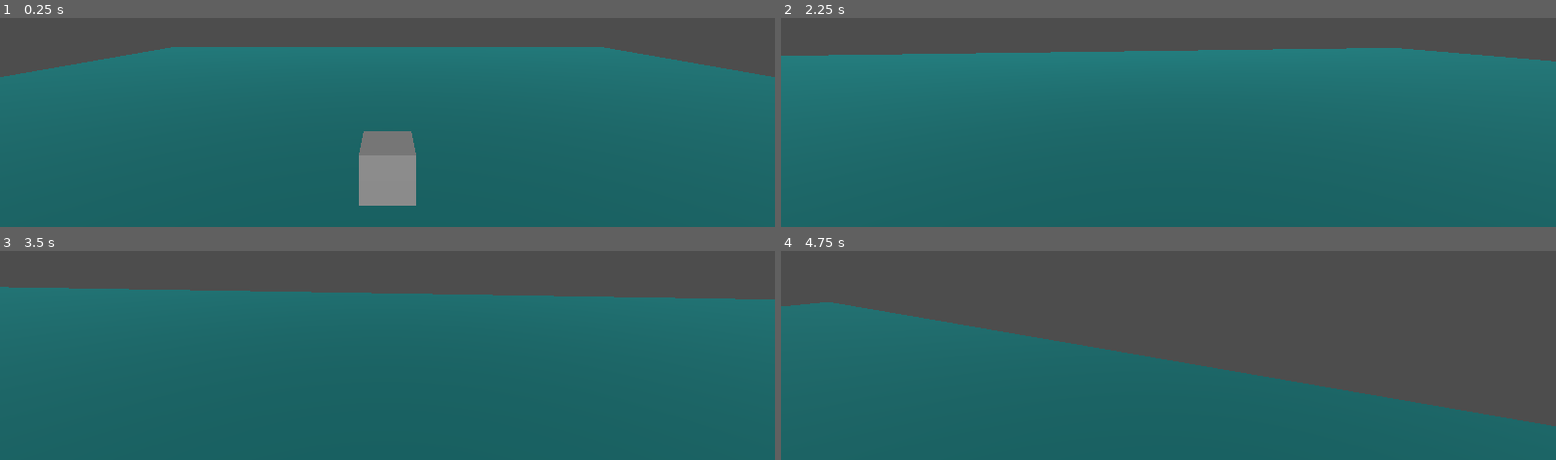
Above: before the commit, frames 1-4 (two rows, left to right).
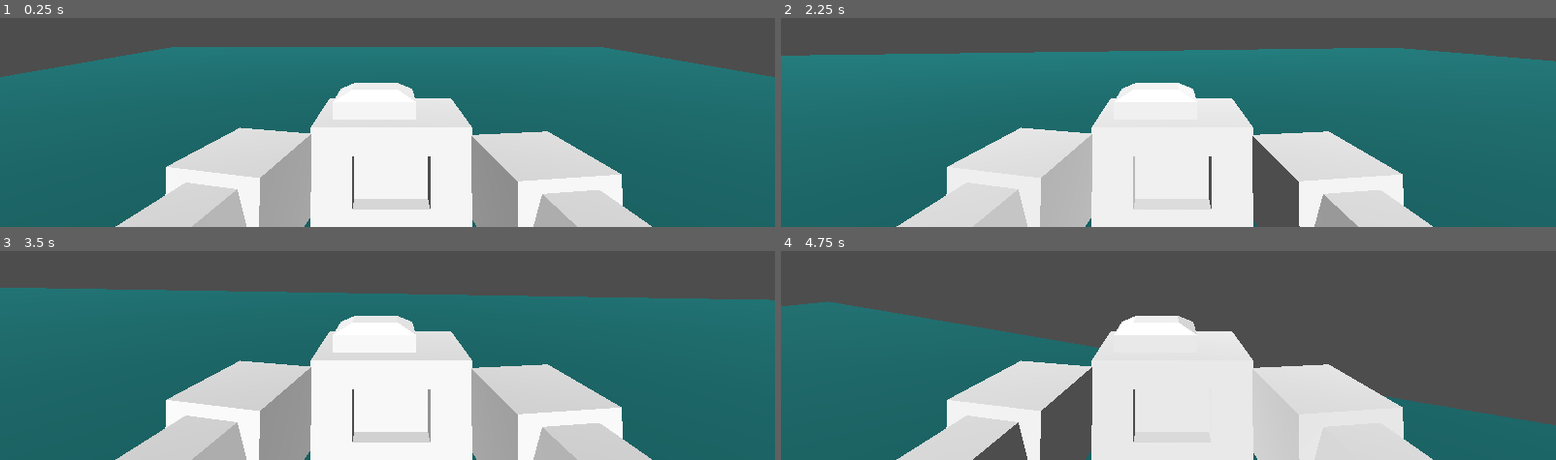
Above: after the commit, the same moments.

Repository: G4vp/TheCopyCam
Game: Godot game, scene res://Scenes/Environment/level.tscn
The game is run twice, just before and just after one commit, with the same random seed, the same clock (stepped at 60 frames per second) and the same inputs. Before the commit the project has no main scene; this scene is started directly in both runs.
Inputs (mouse positions are in pixels of both pictures, inside the frame that each line leads up to):
- Up to frame 1 (0.25 s): no input
- Up to frame 2 (2.25 s): move the mouse to (outside the picture) at 0.52 s; hold Up (move_up) from 0.53 s (still down); tap Space (jump) at 0.77, 1.52 s; move the mouse to (outside the picture) at 1.27 s; move the mouse to (outside the picture) at 2.02 s
- Up to frame 3 (3.5 s): keep holding Up (move_up); move the mouse to (outside the picture) at 2.77 s; tap Space (jump) at 3.02 s
- Up to frame 4 (4.75 s): keep holding Up (move_up); move the mouse to (outside the picture) at 3.52 s; tap Space (jump) at 3.77, 4.52 s; move the mouse to (outside the picture) at 4.27 s

The runs differ from the first frame. In frame 1, 29% of the frame differs, in the area x 1-96%, y 14-100%; in frame 2, 30%; in frame 3, 30%, in the area x 0-100%, y 17-100%; in frame 4, 30%.

Commit message:
Camera and Arm Demo Meshes

Diff:
--- a/Scenes/Characters/player.gd
+++ b/Scenes/Characters/player.gd
@@ -7,8 +7,7 @@
 @export var MOUSE_SENSITIVITY : float = 0.3
 @export var TILT_LOWER_LIMIT := deg_to_rad(-90.0)
 @export var TILT_UPPER_LIMIT := deg_to_rad(90.0)
-@export var CAMERA_CONTROLLER : Camera3D
-
+@export var CAMERA_CONTROLLER : Node3D
 
 var _mouse_input : bool = false
 var _mouse_rotation : Vector3
--- a/Scenes/Characters/player.tscn
+++ b/Scenes/Characters/player.tscn
@@ -1,6 +1,8 @@
-[gd_scene load_steps=4 format=3 uid="uid://fdlxo75d2rod"]
+[gd_scene load_steps=6 format=3 uid="uid://fdlxo75d2rod"]
 
 [ext_resource type="Script" path="res://Scenes/Characters/player.gd" id="1_owhbk"]
+[ext_resource type="PackedScene" uid="uid://ne5cs2fwwukg" path="res://Scenes/Objects/object_camera.tscn" id="2_vstre"]
+[ext_resource type="PackedScene" uid="uid://bvmsos1o25l15" path="res://Assets/Models/arms.glb" id="3_7nt2v"]
 
 [sub_resource type="CapsuleShape3D" id="CapsuleShape3D_11kdu"]
 
@@ -8,12 +10,23 @@
 
 [node name="Player" type="CharacterBody3D" node_paths=PackedStringArray("CAMERA_CONTROLLER")]
 script = ExtResource("1_owhbk")
-CAMERA_CONTROLLER = NodePath("CameraController/Camera3D")
+CAMERA_CONTROLLER = NodePath("CameraController")
 
 [node name="CameraController" type="Node3D" parent="."]
 
 [node name="Camera3D" type="Camera3D" parent="CameraController"]
-transform = Transform3D(1, 0, 0, 0, 1, 0, 0, 0, 1, 0, 0.6, 0.175767)
+transform = Transform3D(1, 0, 0, 0, 1, 0, 0, 0, 1, 0.00319719, 0.6, 0.167993)
+
+[node name="Objects" type="Node3D" parent="CameraController"]
+
+[node name="object_camera" parent="CameraController/Objects" instance=ExtResource("2_vstre")]
+transform = Transform3D(-1, 0, -8.9407e-08, 0, 1, 0, 8.9407e-08, 0, -1, 0.0188366, -0.173011, -1.169)
+
+[node name="arms" parent="CameraController/Objects" instance=ExtResource("3_7nt2v")]
+transform = Transform3D(0.981107, 0.193464, 0, 0.00697789, -0.0353867, 0.999349, 0.193338, -0.980469, -0.0360682, -0.636802, -0.019012, -0.0552433)
+
+[node name="arms2" parent="CameraController/Objects" instance=ExtResource("3_7nt2v")]
+transform = Transform3D(0.993955, -0.109786, 1.86265e-09, -0.00395979, -0.0358501, 0.999349, -0.109715, -0.993309, -0.0360682, 0.59336, -0.0176575, -0.017714)
 
 [node name="CollisionShape3D" type="CollisionShape3D" parent="."]
 shape = SubResource("CapsuleShape3D_11kdu")
--- a/Scenes/Environment/level.tscn
+++ b/Scenes/Environment/level.tscn
@@ -35,7 +35,6 @@
 mesh = SubResource("BoxMesh_a3f0e")
 
 [node name="StaticBody3D" type="StaticBody3D" parent="Floor"]
-transform = Transform3D(1, 0, 0, 0, 1, 0, 0, 0, 1, 0, 0, 0)
 
 [node name="CollisionShape3D" type="CollisionShape3D" parent="Floor/StaticBody3D"]
 shape = SubResource("BoxShape3D_8ipng")
--- /dev/null
+++ b/Scenes/Objects/object_camera.tscn
@@ -0,0 +1,5 @@
+[gd_scene load_steps=2 format=3 uid="uid://ne5cs2fwwukg"]
+
+[ext_resource type="PackedScene" uid="uid://cqbw6i5ys45go" path="res://Assets/Models/camera.glb" id="1_u88cq"]
+
+[node name="camera" instance=ExtResource("1_u88cq")]
--- a/project.godot
+++ b/project.godot
@@ -11,6 +11,7 @@
 [application]
 
 config/name="CopyCam"
+run/main_scene="res://Scenes/Environment/level.tscn"
 config/features=PackedStringArray("4.1", "Forward Plus")
 config/icon="res://icon.svg"
 
Binary file added: Assets/Models/arms.glb
Not shown, added: Assets/Models/arms.glb.import
Binary file added: Assets/Models/camera.glb
Not shown, added: Assets/Models/camera.glb.import
